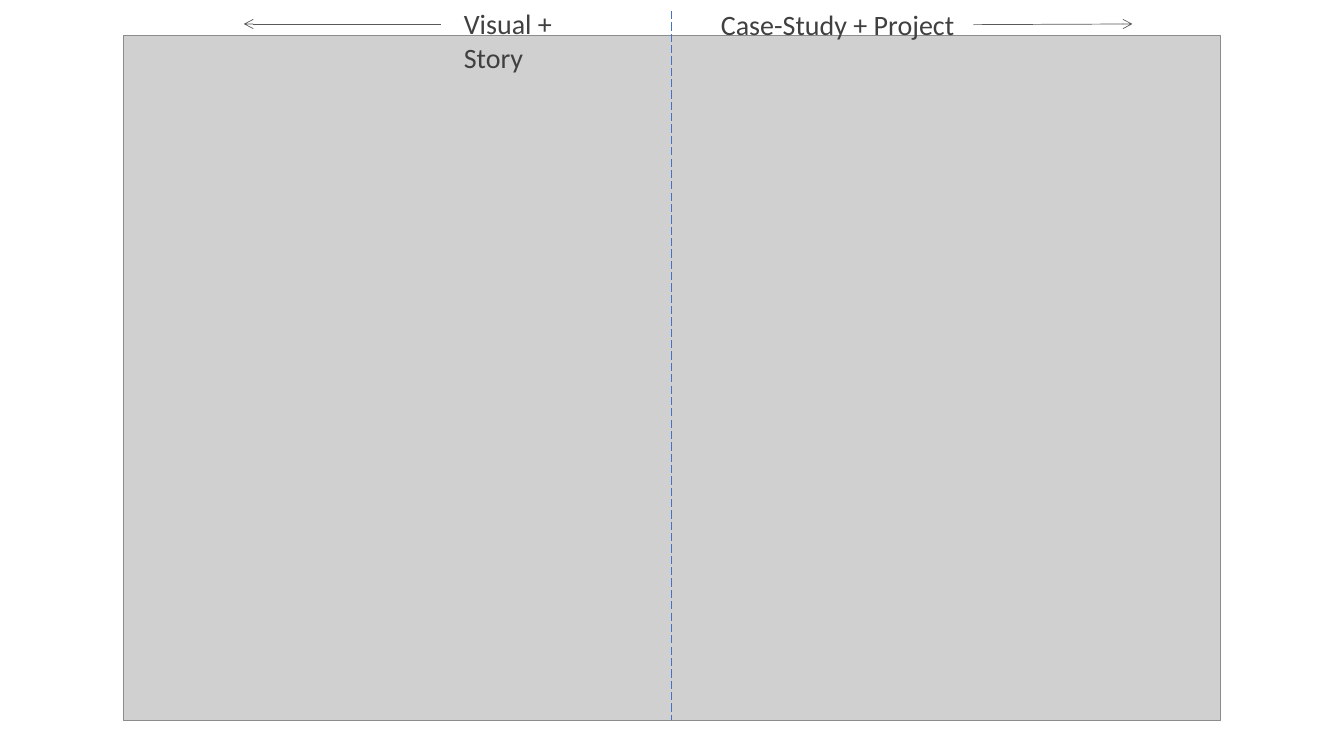
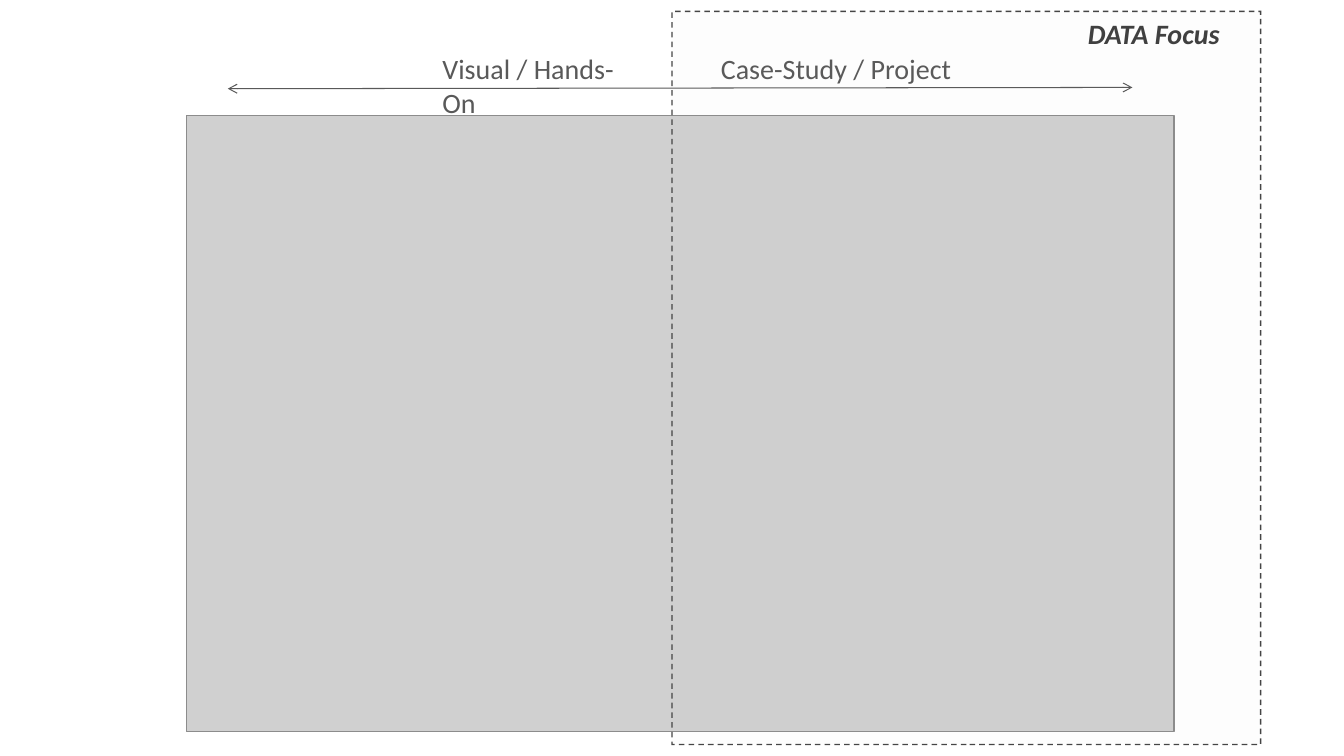
Before and after one commit to PracticumAI-Test/practicum, a slide deck: slide 11 of pai_getting_started.pptx (slide 9 before the commit). Drawn at 1344x756 pixels with LibreOffice and Linux fonts; fonts in the diff are those of the drawing; grey boxes stand for pictures. Boxes give left, top, right and bottom in pixels: in the first picture for what was removed or moved away, otherwise in the second. Text is boxed around its words. In the diff, an @@ line names an element or a change of style, - is before the commit and + after.

```diff
--- a/pai_getting_started.pptx
+++ b/pai_getting_started.pptx
@@ arrow removed from (441, 24) to (244, 24) @@
@@ line removed from (673, 11) to (673, 721) @@
@@ rectangle added at (673,11,1261,744), fill #AFABAB at 2% opacity, outline #404040 1 pt dashed, 20 pt, text #404040, bold, italic @@
+DATA Focus
@@ arrow removed from (974, 24) to (1132, 24) @@
@@ text at (442,59,614,120): text changed; text colour #404040 to #595959 @@
-Visual + Story
+Visual / Hands-On
@@ text at (721,59,951,84): text changed; text colour #404040 to #595959 @@
-Case-Study + Project
+Case-Study / Project
@@ double arrow added from (228, 89) to (1132, 88), #595959 0.75 pt @@
@@ picture: place and size @@
-picture at (123,35,1221,720)
+picture at (187,116,1175,732)
```
Also in this commit, not shown: 5 slides added, 6 slides removed.
